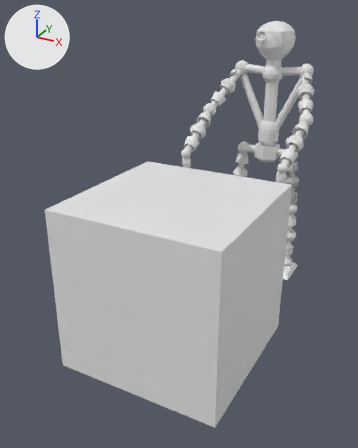
An edit to the Blender file Assets/Models/Blender/Player/Player Arm Pick Up.blend, drawn before and after from the same camera.
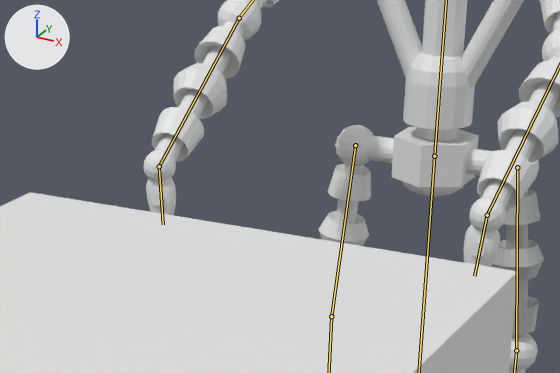
There are two pictures of each version: one whole from a 50 mm camera at (1.26, -3.75, 2.06) aimed at (-0.18, -1.14, 0.76), one close up on the part from 39% to 85% of the width and 23% to 48% of the height. The axes (+X, +Y, +Z) are drawn at upper left. The lights are the same throughout. Both versions are drawn at frame 10 of the action 'ArmatureAction.002'; the numbers are the values there. The bones that bend it are drawn over the model as lines in the close-ups.
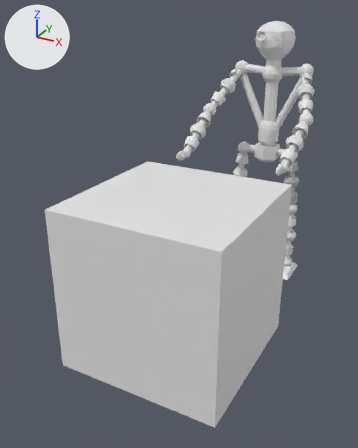
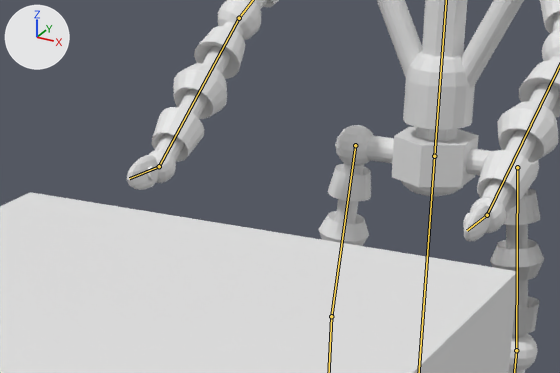
Boxes [x1, y1, x2, y2] around the edits, measured in the close-ups (560 x 373 px):
'Sphere', posed: before [143, 0, 560, 373]; after [127, 0, 560, 373]
bone 'Hand.R', root to tip: before (159, 166) to (163, 224); after (159, 166) to (129, 178)
bone 'Hand.L', root to tip: before (487, 215) to (474, 276); after (487, 215) to (467, 230)

The edits, one by one:
Bone 'Hand.R' (bone_hand_r) turns from (-59, 103, -2) to (-6, 11, -33) degrees about its own x, y and z.
Bone 'Hand.L' (bone_hand_l) turns from (-59, -103, 2) to (-6, -11, 33) degrees about its own x, y and z.
